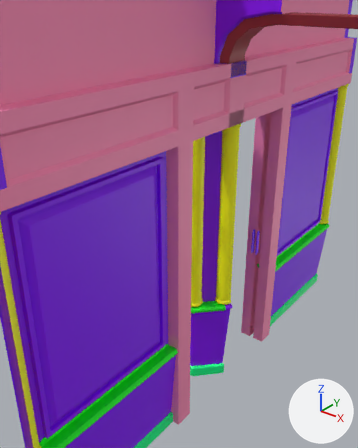
Before and after pictures for a commit that changed the FBX model Assets/5_Environment/CompartmentSegments/Meshes/SM_CompartmentSegments.fbx.
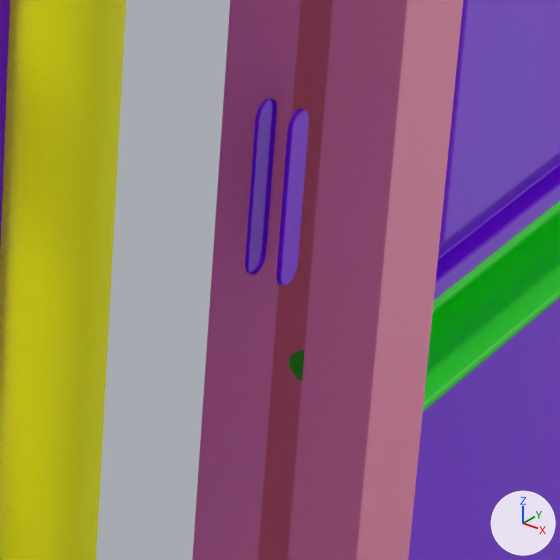
Each version appears first from a camera (50 mm lens) standing at (2.694, -3.018, 3.226) and looking at (0.259, 0.025, 1.339), and next in a close-up on the part from 61% to 82% of the width and 48% to 65% of the height. The lights are fixed; the arrows at lower right show +X, +Y and +Z. The first two pictures are the older version. Where no turn or scale is listed for an object, it has been applied to the vertices. Vertices at exactly the same position are counted once.

The older version as bpy lines, for what is in view:
```python
ob_sm_compartmentendwall = bpy.data.objects.new('SM_CompartmentEndWall', me_sm_compartmentendwall_001)
ob_sm_compartmentendwall.location = (0.0, 0.0, 0.0)
ob_sm_compartmenthallwaywall = bpy.data.objects.new('SM_CompartmentHallwayWall', me_sm_compartmenthallwaywall_001)
ob_sm_compartmenthallwaywall.location = (0.0, 0.0, 0.0)
ob_sm_compartmentslidingdoor = bpy.data.objects.new('SM_CompartmentSlidingDoor', me_sm_compartmentslidingdoor_001)
ob_sm_compartmentslidingdoor.location = (0.0, 0.0, 0.0)
```
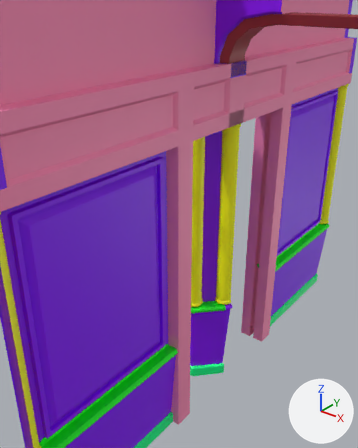
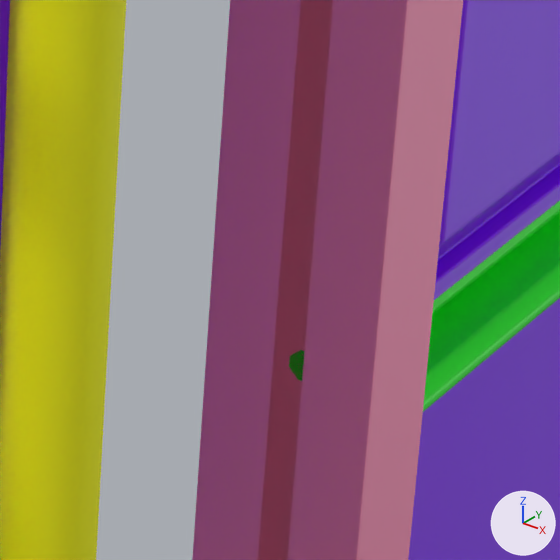
Changed parts and their boxes (x1, y1, x2, y2) in the close-ups (560 x 560 px):
```json
{"object": "SM_CompartmentSlidingDoor", "change": "reshaped", "before": [245, 98, 309, 286], "on screen": "not visible afterwards"}
{"part": 1, "of": "me_sm_compartmentslidingdoor_001", "change": "deleted", "before": [245, 98, 277, 275], "on screen": "purple"}
{"part": 2, "of": "me_sm_compartmentslidingdoor_001", "change": "deleted", "before": [276, 108, 309, 286], "on screen": "purple"}
```

Edits to the scene script, one JSON object a line:
```json
{"block": "me_sm_compartmentslidingdoor_001", "where": "# used by ob_sm_compartmentslidingdoor; location = (0.0, 0.0, 0.0)"}
{"op": "remove", "block": "me_sm_compartmentslidingdoor_001", "code": "me_sm_compartmentslidingdoor_001.from_pydata(...)  # 2278 vertices, 2232 faces; spans x -0.09..0.77, y -0.59..0.59, z 0.0..2.38"}
{"op": "add", "block": "me_sm_compartmentslidingdoor_001", "code": "me_sm_compartmentslidingdoor_001.from_pydata(...)  # 2158 vertices, 2144 faces; spans x -0.09..0.09, y -0.59..0.59, z 0.0..2.38"}
{"block": "me_sm_compartmentslidingdoor_001", "change": "me_sm_compartmentslidingdoor_001 part 1: the loose piece of 60 vertices spanning x 0.72..0.73, y 0.51..0.55, z 0.99..1.24 is deleted"}
{"block": "me_sm_compartmentslidingdoor_001", "change": "me_sm_compartmentslidingdoor_001 part 2: the loose piece of 60 vertices spanning x 0.76..0.77, y 0.51..0.55, z 0.99..1.24 is deleted"}
```
